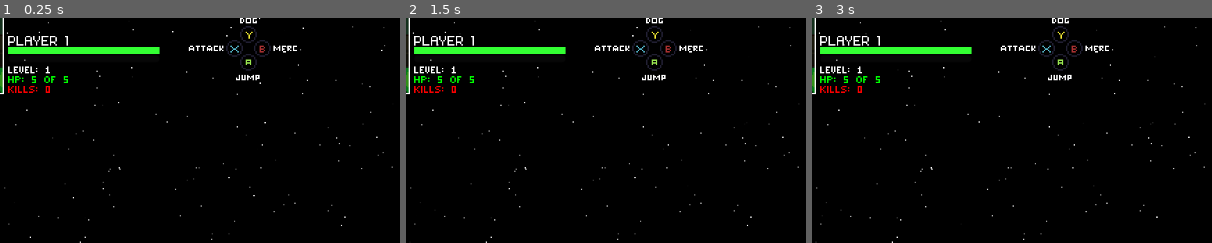
Above: before the commit, frames 1-3 (left to right).
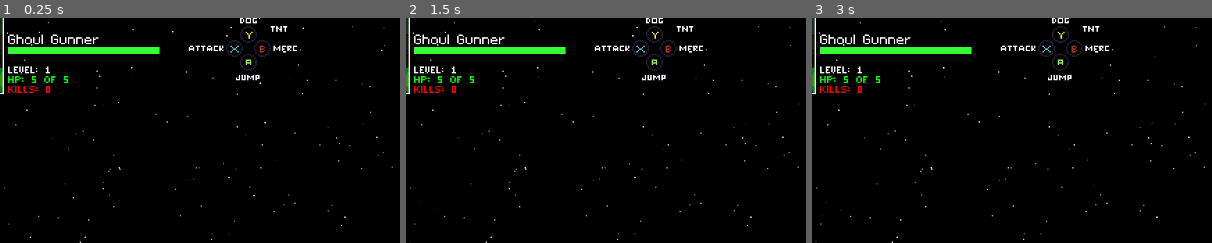
Above: after the commit, the same moments.

Repository: Tekknobot/ZombieSlug
Game: Godot game, scene res://Scenes/Main.tscn
Same seed, same stepped clock (60 frames per second), same inputs: the game is played once before the commit and once after it.
Inputs:
- Up to frame 1 (0.25 s): no input
- Up to frame 2 (1.5 s): tap Enter at 0.5 s; hold Right (ui_right) from 0.53 s (still down)
- Up to frame 3 (3 s): release Right (ui_right) at 2.03 s; hold Left (ui_left) 2.03-2.78 s; hold Right (ui_right) from 2.78 s (still down)
The pictures show only the part of the screen within x 31-81%, y 5-55%; the shares and areas given below are measured in that part.

The runs differ from the first frame. In frame 1, 0.6% of the frame differs, in the area x 2-72%, y 3-13%; in frame 2, 0.6%; in frame 3, 0.6%.

Commit message:
Change player name every level tier.

Diff:
--- a/Scenes/Main.tscn
+++ b/Scenes/Main.tscn
@@ -1231,6 +1231,7 @@
 offset_bottom = 40.0
 
 [node name="Logotype" type="TextureRect" parent="HUD/TopLeft"]
+layout_mode = 0
 offset_left = 7.5
 offset_top = 4.5
 offset_right = 107.5
@@ -1258,11 +1259,11 @@
 [node name="Name" type="RichTextLabel" parent="HUD/TopLeft"]
 layout_mode = 0
 offset_left = 183.25
-offset_top = 23.5
+offset_top = 22.5
 offset_right = 340.25
-offset_bottom = 36.5
+offset_bottom = 35.5
 theme_override_fonts/normal_font = ExtResource("7_juo3a")
-text = "PLAYER 1"
+text = "Ghoul Gunner"
 
 [node name="Kills" type="RichTextLabel" parent="HUD/TopLeft"]
 modulate = Color(1, 0, 0, 1)
--- a/Scripts/hud.gd
+++ b/Scripts/hud.gd
@@ -5,6 +5,35 @@
 @onready var xp_bar       = $TopLeft/XP         # ProgressBar
 @onready var level_label  = $TopLeft/Level      # Label
 @onready var hp_label     = $TopLeft/HP         # Label
+@onready var name_label     = $TopLeft/Name        # Label
+
+var level_names := [
+	"Ghoul Gunner",
+	"Cadaver Crusher",
+	"Undead Eradicator",
+	"Corpse Commander",
+	"Plague Purifier",
+	"Decay Destroyer",
+	"Rot Ranger",
+	"Necro Nemesis",
+	"Zombie Exterminator",
+	"Flesh Fiend",
+	"Corpse Cleaver",
+	"Night Stalker",
+	"Ghoul Guardian",
+	"Zombie Sentinel",
+	"Flesh Ravager",
+	"Skull Warden",
+	"Risen Reaper",
+	"Dread Remover",
+	"Virus Vanquisher",
+	"Epidemic Enforcer",
+	"Blight Banisher",
+	"Mortuary Mauler",
+	"Cadaver Conqueror",
+	"Bone Brawler",
+	"Death Dealer"
+]
 
 func _ready() -> void:
 	var stats = Playerstats
@@ -41,3 +70,13 @@
 	# also refresh HP bar max in case max_health grew
 	health_bar.max_value = Playerstats.max_health
 	hp_label.text        = "HP: %d of %d" % [Playerstats.health, Playerstats.max_health]
+
+	# Finally, update the level-name label
+	_update_level_name(new_level)
+
+func _update_level_name(level: int) -> void:
+	var idx = level - 1
+	if idx >= 0 and idx < level_names.size():
+		name_label.text = level_names[idx]
+	else:
+		name_label.text = "Level %d" % level
Binary file changed: UI/buttons.png
